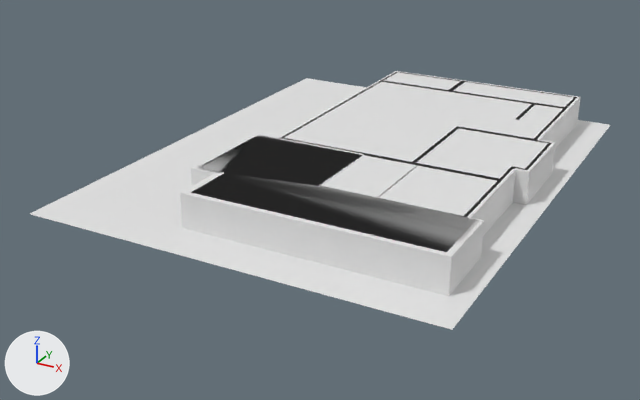
What one commit did to the FBX model Assets/Models/Hospital.fbx.
Both versions are drawn from a camera (50 mm lens) standing at (100.8, -210.3, 86.4) and looking at (-3.2, -21.2, -8.2). Every picture has the same lights, and +X, +Y and +Z are marked at lower left. Where no turn or scale is listed for an object, it has been applied to the vertices.

The older version as bpy lines, for what is in view:
```python
me_plane = bpy.data.meshes.new('Plane')
me_plane.from_pydata([(-50.0, -77.5, 0.0), (55.1, -77.5, 0.0), (-50.0, 53.8, 0.0), (55.1, 53.8, 0.0)], [], [(0, 1, 3, 2)])
me_walls = bpy.data.meshes.new('Walls')
me_walls.from_pydata(...)  # 479 vertices, 492 faces; spans x -35.6..35.6, y -57.8..57.8, z -2.5..6.1
# faces by material slot: [96, 306, 90]
me_walls.materials.append(mat_outside)  # white #e7e7e7
me_walls.materials.append(mat_floor_1)  # white #e7e7e7
me_walls.materials.append(mat_floor_2)  # white #e7e7e7
ob_main_walls = bpy.data.objects.new('Main Walls', me_walls)
ob_main_walls.location = (14.8, -8.5, 2.5)
ob_plane = bpy.data.objects.new('Plane', me_plane)
ob_plane.location = (0.0, 0.0, 0.0)
```
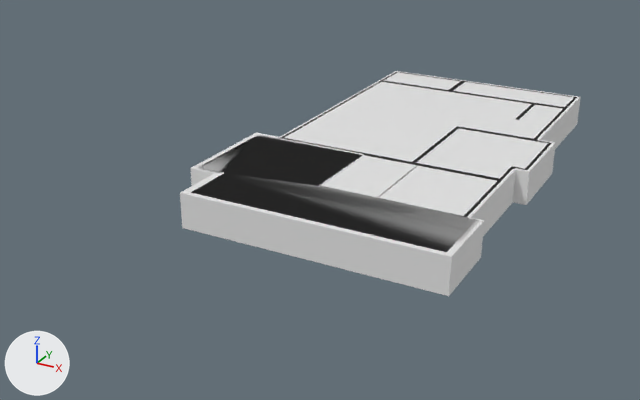
Diff of the bpy script that builds the scene:
```diff
--- a/Assets/Models/Hospital.fbx.py
+++ b/Assets/Models/Hospital.fbx.py
@@ ob_plane @@
-ob_plane = bpy.data.objects.new('Plane', me_plane)
-ob_plane.location = (0.0, 0.0, 0.0)
```

Where the change shows, as pixel boxes (x1, y1, x2, y2) in the pictures (640 x 400 px):
'Plane', deleted
    before: (30, 78, 610, 330)
